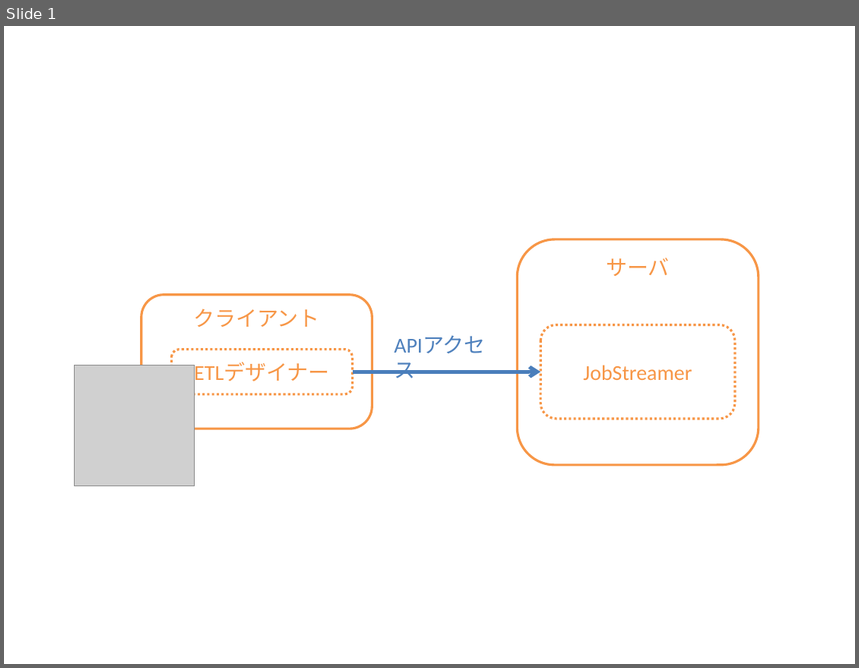
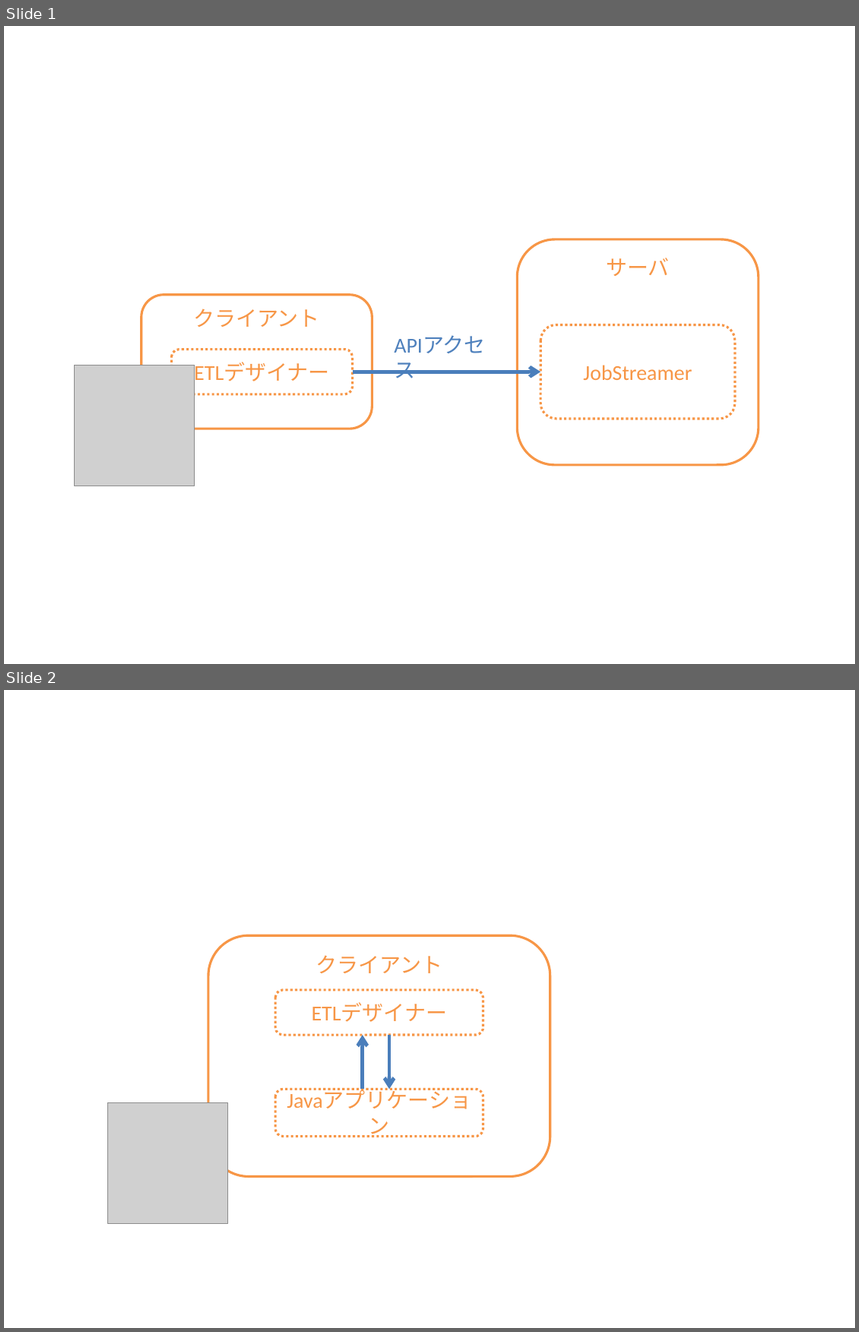
Before and after one commit to nablarch/nablarch-etl-designer, a slide deck: doc/image/etl-designer-images.pptx. Shown one above the other, each under a label of ours: slide 1 before the commit, slides 1 and 2 after it. The pictures are 859x668 and 859x1332 pixels, drawn with LibreOffice and Linux fonts; fonts in the diff are those of the drawing; grey boxes stand for pictures. Boxes give left, top, right and bottom in pixels: in the first picture for what was removed or moved away, otherwise in the second. Text is boxed around its words. In the diff, an @@ line names an element or a change of style, - is before the commit and + after.

```diff
--- a/doc/image/etl-designer-images.pptx
+++ b/doc/image/etl-designer-images.pptx
@@ slide 2 added at box(4, 690, 855, 1328), background #FFFFFF @@
@@ group added at box(108, 936, 550, 1224): 3 rounded rectangles, 2 arrows, 1 picture @@
+クライアント
+ETLデザイナー
+Javaアプリケーション
```
Also in this commit, not shown: 7 other files.
